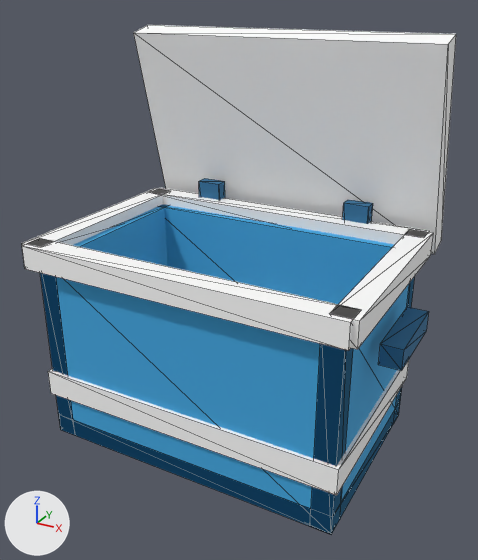
A saved change to the glTF model art/props/cooler_small.glb.
Both versions are drawn from a camera (50 mm lens) standing at (0.44, -0.778, 0.643) and looking at (0.003, 0.016, 0.246). Arrows for +X, +Y and +Z are at lower left; the lights stay in place. The picture after the commit comes second. Mesh edges are drawn as thin lines. Vertices at exactly the same position are counted once.

In view in the first picture: 'cooler'.
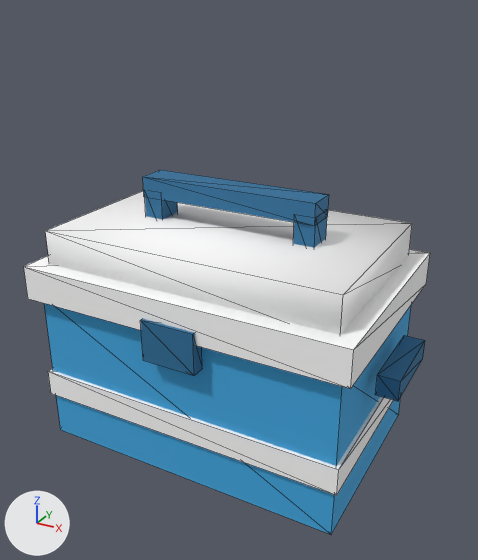
What the commit changed:
me_cooler is used by ob_cooler; location (0.0, 0.15, 0.15).
me_cooler had 108 vertices, 180 faces and spanned x -0.275..0.275, y -0.317..0.089, z -0.165..0.44.
me_cooler now has 96 vertices, 144 faces and spans x -0.275..0.275, y -0.32..0.022, z -0.165..0.245.
me_cooler part 1: a new loose piece, a box spanning x -0.245..0.245, y -0.315..0.015, z 0.084..0.134, in mat_palette.
me_cooler part 2: a new loose piece, a box spanning x -0.22..0.22, y -0.29..-0.01, z 0.124..0.184, in mat_palette.
me_cooler part 3: a new loose piece, a box spanning x -0.135..-0.105, y -0.17..-0.13, z 0.155..0.225, in mat_palette.
me_cooler part 4: a new loose piece, a box spanning x 0.105..0.135, y -0.17..-0.13, z 0.155..0.225, in mat_palette.
me_cooler part 5: a new loose piece, a box spanning x -0.135..0.135, y -0.173..-0.127, z 0.215..0.245, in mat_palette.
me_cooler part 6: a new loose piece, a box spanning x -0.04..0.04, y -0.32..-0.3, z 0.042..0.102, in mat_palette.
me_cooler part 7: the loose piece of 8 vertices spanning x 0.245..0.275, y -0.21..-0.09, z 0.06..0.09 is moved by (0.0, 0.0, -0.045).
me_cooler part 8: the loose piece of 8 vertices spanning x -0.248..-0.213, y -0.31..0.01, z 0.132..0.168 is deleted.
me_cooler part 9: the loose piece of 8 vertices spanning x 0.213..0.248, y -0.31..0.01, z 0.132..0.168 is deleted.
me_cooler part 10: the loose piece of 8 vertices spanning x -0.24..0.24, y -0.317..-0.283, z 0.132..0.168 is deleted.
Part 11, on me_cooler:
48 vertices are removed from x -0.245..0.245, y -0.3..0.089, z -0.15..0.44.
102 faces are deleted.
4 vertices are added at (-0.23, -0.3, 0.084), (-0.23, 0.0, 0.084), (0.23, -0.3, 0.084), (0.23, 0.0, 0.084).
8 new vertices lie (0.0, 0.0, 0.33) away from vertices in x -0.15..0.15, y 0.002..0.022, z -0.165.
30 new faces join them.
Other edits to the shape of me_cooler do not show in these pictures.

What differs and where, as boxes [x1, y1, x2, y2] in the pictures (478 x 560 px; the box of a moved part takes in the faces that stretch with it):
'cooler', reshaped (6% narrower, 28% shorter): before [22, 25, 456, 535]; after [24, 170, 430, 535]
part 1 of me_cooler, added: after [24, 249, 430, 389]
part 2 of me_cooler, added: after [45, 191, 412, 335]
part 3 of me_cooler, added (blue): after [145, 197, 178, 220]
part 4 of me_cooler, added (blue): after [293, 211, 327, 248]
part 5 of me_cooler, added (blue): after [143, 170, 329, 226]
part 6 of me_cooler, added (blue): after [140, 319, 202, 376]
part 7 of me_cooler, moved or reshaped: before [378, 307, 429, 371]; after [375, 335, 425, 401]
part 8 of me_cooler, deleted: before [22, 188, 170, 247]
part 9 of me_cooler, deleted: before [330, 229, 433, 350]
part 10 of me_cooler, deleted: before [22, 238, 361, 351]
part 11 of me_cooler, reshaped: before [40, 25, 456, 535]; after [44, 303, 412, 535]
